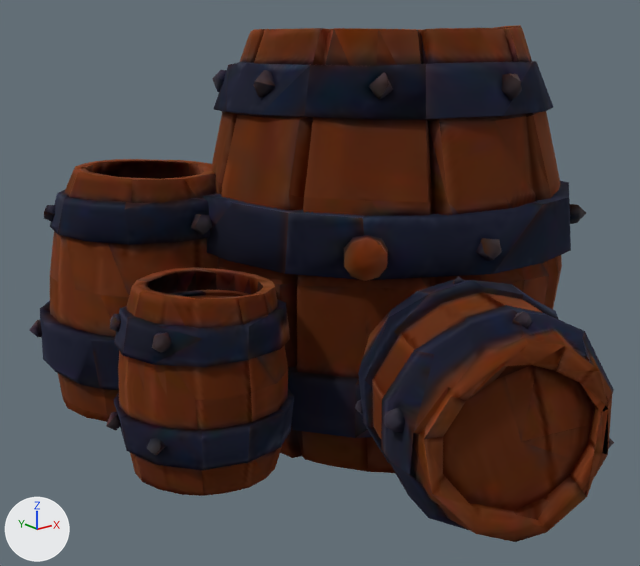
Before and after pictures for a commit that changed the glTF model assets/env/env_barrelstack.glb.
Before and after are seen from a 50 mm camera at (-1.006, -1.121, 0.41) aimed at (-0.074, 0.043, -0.056). The lights are fixed; the arrows at lower left show +X, +Y and +Z. The first picture is the older version. Where no turn or scale is listed for an object, it has been applied to the vertices. Vertices at exactly the same position are counted once.
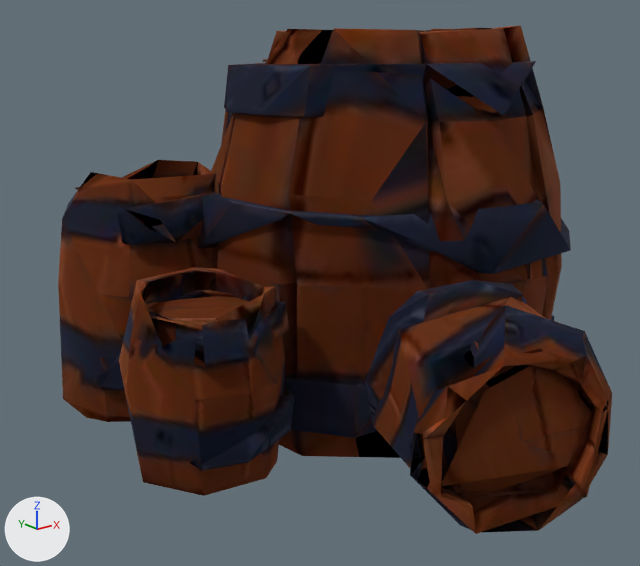
Where the newer file only moved an object's origin or applied its transform, the numbers keep the older frame.

What differs and where, as boxes [x1, y1, x2, y2] in the pictures (640 x 566 px):
'Mesh_0', reshaped
    before: [29, 25, 614, 542]
    after: [58, 25, 612, 534]
part 1 of me_mesh_0, deleted
    before: [29, 69, 614, 456]
part 2 of me_mesh_0, deleted
    before: [40, 25, 614, 542]

Diff of the bpy script that builds the scene:
```diff
--- a/assets/env/env_barrelstack.glb.py
+++ b/assets/env/env_barrelstack.glb.py
@@ me_mesh_0 @@
 # used by ob_mesh_0; location = (-0.482, 0.5, -0.377)
-me_mesh_0.from_pydata(...)  # 2201 vertices, 4095 faces; spans x 0.0..0.979, y -1.0..0.0, z 0.0..0.752
+me_mesh_0.from_pydata(...)  # 750 vertices, 1374 faces; spans x 0.012..0.951, y -1.0..-0.002, z 0.0..0.752
+# me_mesh_0 part 1: 36 loose pieces with 412 vertices, spanning x 0.0..0.979, y -0.982..-0.039, z 0.051..0.689, are deleted
+# me_mesh_0 part 2: 1039 vertices removed from x 0.0..0.965, y -1.0..0.0, z 0.0..0.752
 me_mesh_0.materials.append(mat_material)
```
